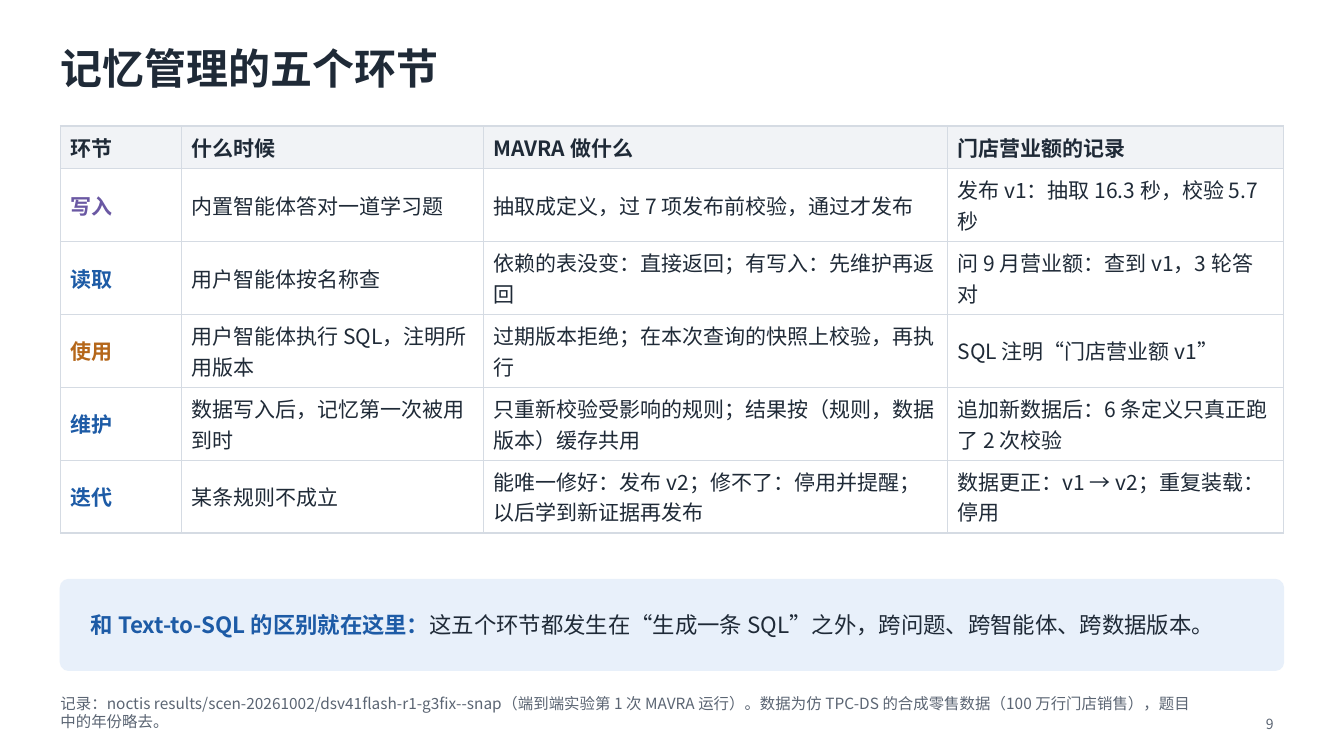
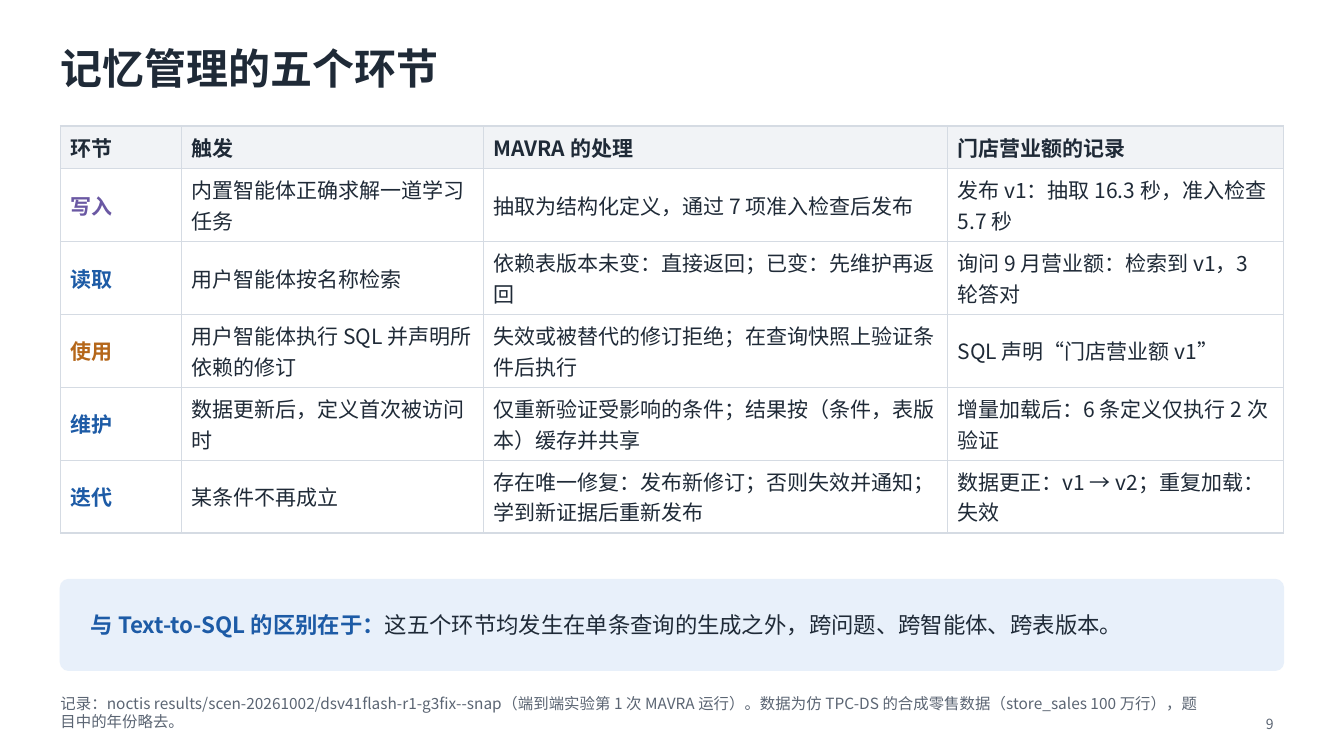
Before and after one commit to mmmttt000045/agent4db-adapter, a slide deck: slide 9 of docs/mavra-system.pptx. Drawn at 1344x756 pixels with LibreOffice and Linux fonts; fonts in the diff are those of the drawing. Boxes give left, top, right and bottom in pixels: in the first picture for what was removed or moved away, otherwise in the second. Text is boxed around its words. In the diff, an @@ line names an element or a change of style, - is before the commit and + after.

```diff
--- a/docs/mavra-system.pptx
+++ b/docs/mavra-system.pptx
@@ table at bbox=[60, 126, 1284, 526] @@
-row 1, column 2: 什么时候
+row 1, column 2: 触发
-row 1, column 3: MAVRA 做什么
+row 1, column 3: MAVRA 的处理
-row 2: 写入 | 内置智能体答对一道学习题 | 抽取成定义，过 7 项发布前校验，通过才发布 | 发布 v1：抽取 16.3 秒，校验 5.7 秒
+row 2: 写入 | 内置智能体正确求解一道学习任务 | 抽取为结构化定义，通过 7 项准入检查后发布 | 发布 v1：抽取 16.3 秒，准入检查 5.7 秒
-row 3: 读取 | 用户智能体按名称查 | 依赖的表没变：直接返回；有写入：先维护再返回 | 问 9 月营业额：查到 v1，3 轮答对
+row 3: 读取 | 用户智能体按名称检索 | 依赖表版本未变：直接返回；已变：先维护再返回 | 询问 9 月营业额：检索到 v1，3 轮答对
-row 4: 使用 | 用户智能体执行 SQL，注明所用版本 | 过期版本拒绝；在本次查询的快照上校验，再执行 | SQL 注明“门店营业额 v1”
+row 4: 使用 | 用户智能体执行 SQL 并声明所依赖的修订 | 失效或被替代的修订拒绝；在查询快照上验证条件后执行 | SQL 声明“门店营业额 v1”
-row 5: 维护 | 数据写入后，记忆第一次被用到时 | 只重新校验受影响的规则；结果按（规则，数据版本）缓存共用 | 追加新数据后：6 条定义只真正跑了 2 次校验
+row 5: 维护 | 数据更新后，定义首次被访问时 | 仅重新验证受影响的条件；结果按（条件，表版本）缓存并共享 | 增量加载后：6 条定义仅执行 2 次验证
-row 6: 迭代 | 某条规则不成立 | 能唯一修好：发布 v2；修不了：停用并提醒；以后学到新证据再发布 | 数据更正：v1 → v2；重复装载：停用
+row 6: 迭代 | 某条件不再成立 | 存在唯一修复：发布新修订；否则失效并通知；学到新证据后重新发布 | 数据更正：v1 → v2；重复加载：失效
@@ text at bbox=[91, 614, 1122, 638]: text changed @@
-和 Text-to-SQL 的区别就在这里：这五个环节都发生在“生成一条 SQL”之外，跨问题、跨智能体、跨数据版本。
+与 Text-to-SQL 的区别在于：这五个环节均发生在单条查询的生成之外，跨问题、跨智能体、跨表版本。
@@ text at bbox=[60, 696, 1197, 728]: text changed @@
-记录：noctis results/scen-20261002/dsv41flash-r1-g3fix--snap（端到端实验第 1 次 MAVRA 运行）。数据为仿 TPC-DS 的合成零售数据（100 万行门店销售），题目中的年份略去。
+记录：noctis results/scen-20261002/dsv41flash-r1-g3fix--snap（端到端实验第 1 次 MAVRA 运行）。数据为仿 TPC-DS 的合成零售数据（store_sales 100 万行），题目中的年份略去。
```
Also in this commit, not shown: 17 other slides changed, 8 other files.
